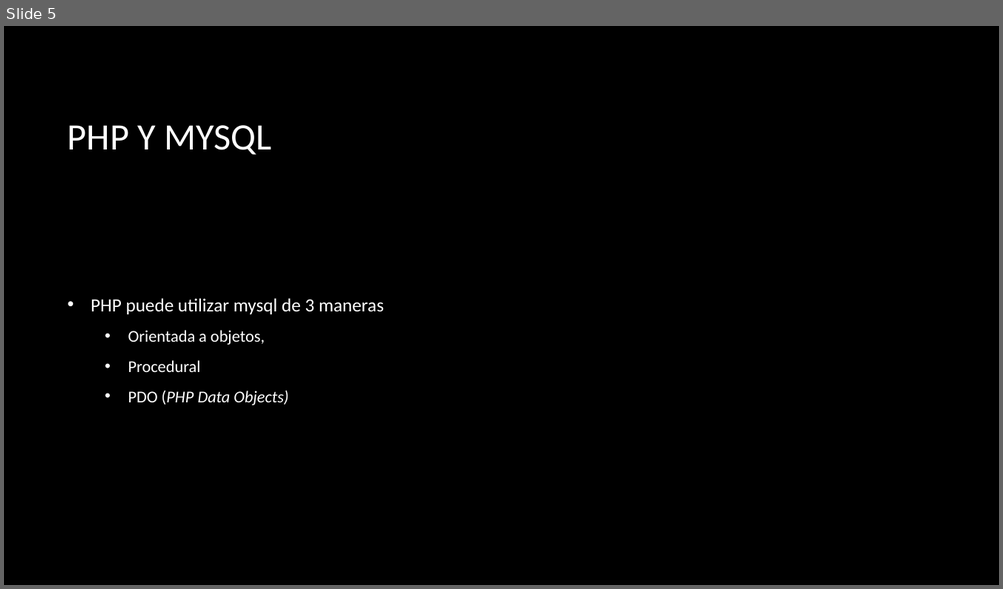
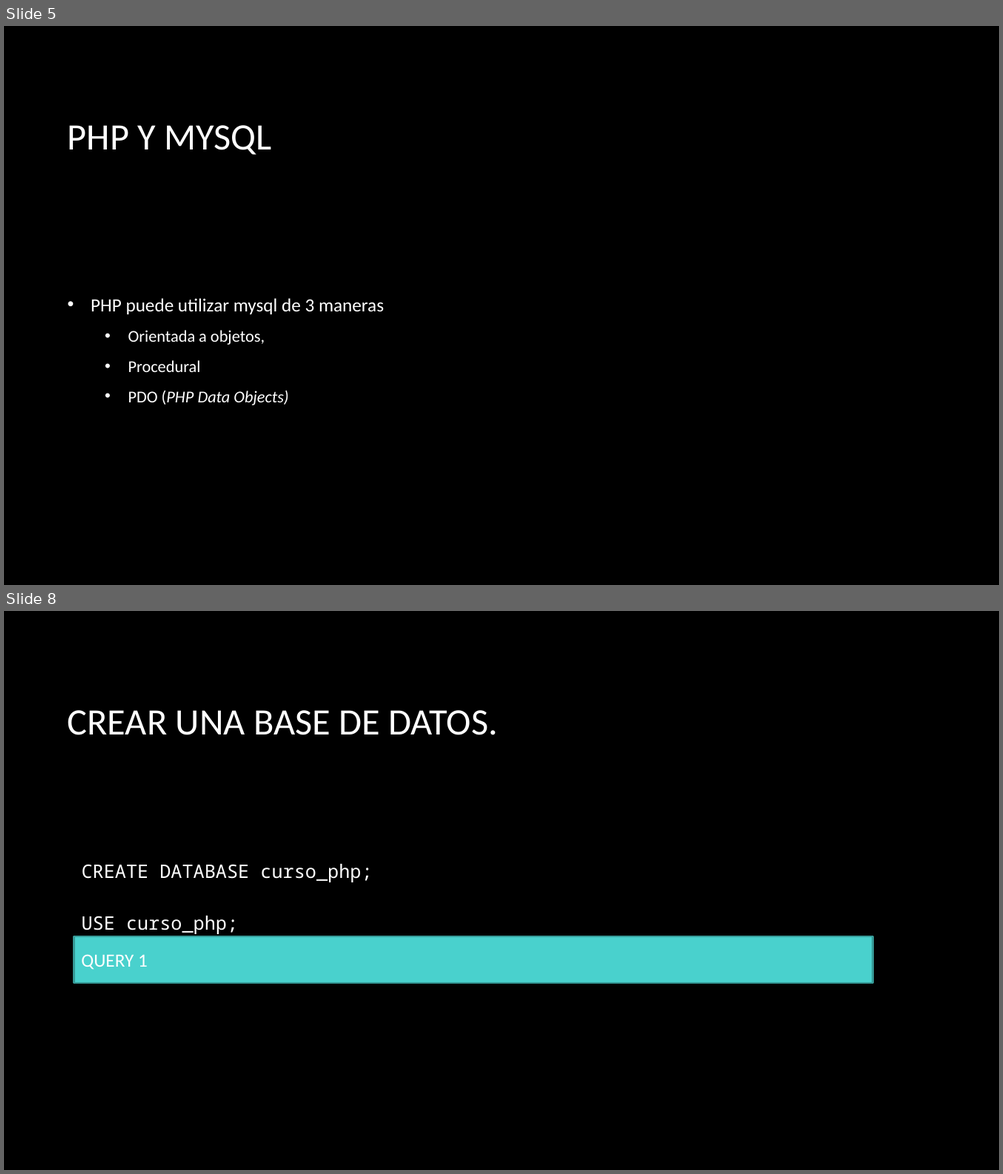
Before and after one commit to erikfer94/fromNoobToMaster, a slide deck: presentaciones/clase_2.pptx. Shown one above the other, each under a label of ours: slide 5 before the commit, slides 5 and 8 after it; the slides between them are not shown. The pictures are 1003x589 and 1003x1174 pixels, drawn with LibreOffice and Linux fonts; fonts in the diff are those of the drawing; background and template pictures are left out. Boxes give left, top, right and bottom in pixels: in the first picture for what was removed or moved away, otherwise in the second. Text is boxed around its words. In the diff, an @@ line names an element or a change of style, - is before the commit and + after.

```diff
--- a/presentaciones/clase_2.pptx
+++ b/presentaciones/clase_2.pptx
@@ slide 8 added at box(4, 611, 999, 1170), background picture (left out) @@
@@ title added at box(68, 710, 498, 735), 36 pt, text #FFFFFF @@
+CREAR UNA BASE DE DATOS.
@@ rectangle added at box(74, 853, 874, 937), fill #000000, 18 pt, text #FFFFFF @@
+CREATE DATABASE curso_php;
+USE curso_php;
@@ rectangle added at box(74, 937, 874, 983), fill #49D1CD, outline #369B98 1.5 pt, 18 pt, text #FFFFFF @@
+QUERY 1
```
Also in this commit, not shown: 3 slides changed, 19 other slides added, 8 other files.
